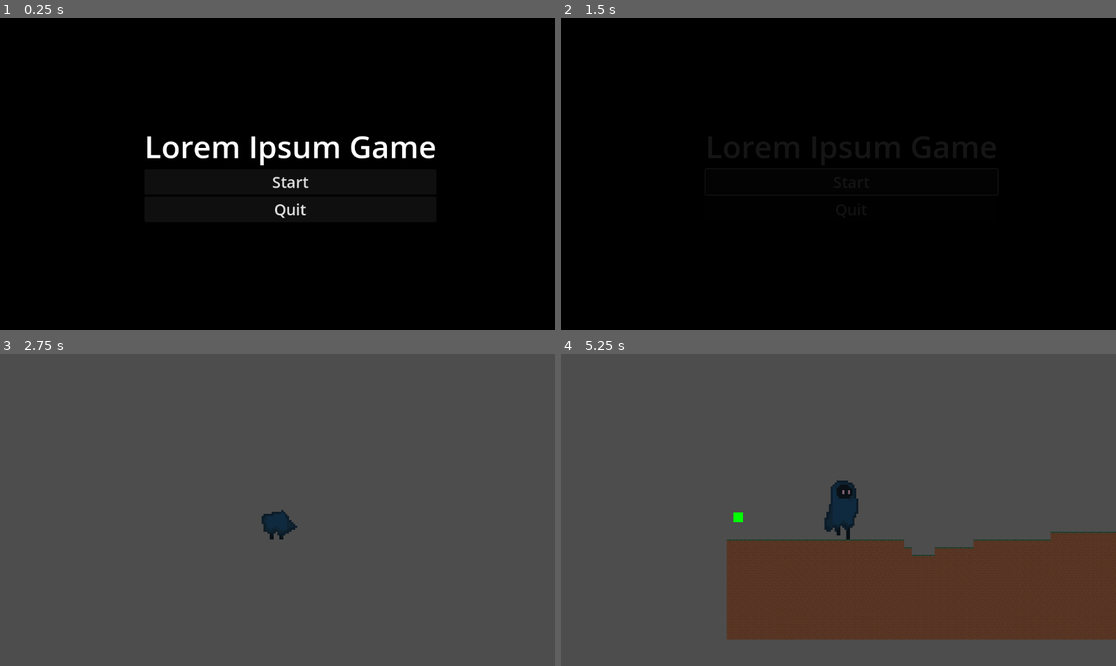
Above: before the commit, frames 1-4 (two rows, left to right).
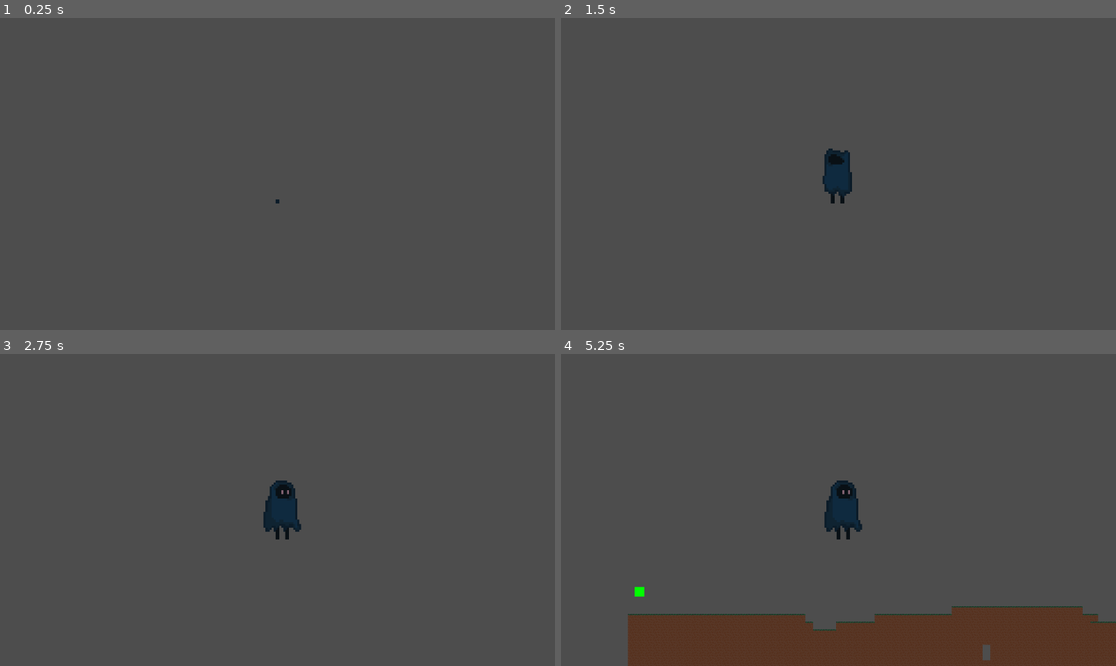
Above: after the commit, the same moments.

Repository: Sukarth/Hackclub-Jumpstart-Game
Game: Godot game, scene res://levels/stable_realm/stable_entrance.tscn
The game is run twice, just before and just after one commit, with the same random seed, the same clock (stepped at 60 frames per second) and the same inputs. Before the commit the project starts from res://main_menu.tscn.
Inputs (mouse positions are in pixels of both pictures, inside the frame that each line leads up to):
- Up to frame 1 (0.25 s): no input
- Up to frame 2 (1.5 s): click (849, 183) at 0.5 s, where only the run before the commit has a clickable "Start"; click (849, 183) at 1.25 s, where only the run before the commit has a clickable "Start"
- Up to frame 3 (2.75 s): tap Enter at 2 s; hold D (move_right) from 2.03 s (still down); hold Down (show_progress) from 2.03 s (still down); tap Space (jump) at 2.27 s
- Up to frame 4 (5.25 s): release Down (show_progress) at 2.78 s; tap Up (trigger_sacrifice) at 2.85, 4.35 s; tap Space (jump) at 3.02, 4.52 s; release D (move_right) at 3.53 s; hold A (move_left) 3.53-4.28 s; hold Down (show_progress) 3.53-4.28 s; hold D (move_right) from 4.28 s (still down); hold Down (show_progress) from 5.03 s (still down)

The runs differ from the first frame. In frame 1, 100% of the frame differs, in the area x 0-100%, y 0-100%; in frame 2, 100%; in frame 3, 0.7%; in frame 4, 26%.

Commit message:
hitbox changes

Diff:
--- a/levels/stable_realm/stable_entrance.tscn
+++ b/levels/stable_realm/stable_entrance.tscn
@@ -23,7 +23,7 @@
 [node name="TileMap" type="TileMap" parent="."]
 tile_set = ExtResource("2_13k7l")
 format = 2
-layer_0/tile_data = PackedInt32Array(2293762, 0, 0, 2293763, …(8593 unchanged characters)… 5, 1, 0, 3014701, 1, 0, 3080237, 1, 0, 2555950, 1, 0, 2621486, 1, 0, 2687022, 1, 0, 2752558, 1, 0, 2818094, 1, …(18919 unchanged characters)…
+layer_0/tile_data = PackedInt32Array(2293762, 0, 0, 2293763, …(8593 unchanged characters)… 5, 1, 0, 3014701, 1, 0, 3080237, 1, 0, 2687022, 1, 0, 2752558, 1, 0, 2818094, 1, …(18919 unchanged characters)…
 
 [node name="SacrificeTriggers" type="Node2D" parent="."]
 
--- a/main_tileset.tres
+++ b/main_tileset.tres
@@ -22,9 +22,9 @@
 [sub_resource type="TileSetAtlasSource" id="TileSetAtlasSource_1p0jk"]
 texture = ExtResource("3_j74li")
 0:0/0 = 0
-0:0/0/physics_layer_0/polygon_0/points = PackedVector2Array(-8, -8, 8, -8, 8, 8, -8, 8)
+0:0/0/physics_layer_0/polygon_0/points = PackedVector2Array(8, 8, -8, 8, -4.9461155, -4.3166084, 8, -8)
 1:0/0 = 0
-1:0/0/physics_layer_0/polygon_0/points = PackedVector2Array(-8, -8, 8, -8, 8, 8, -8, 8)
+1:0/0/physics_layer_0/polygon_0/points = PackedVector2Array(8, 8, -8, 8, -8, -8, 4.0468216, -5.2159023)
 
 [sub_resource type="TileSetAtlasSource" id="TileSetAtlasSource_spjf1"]
 texture = ExtResource("4_3rvkw")
@@ -34,12 +34,12 @@
 [sub_resource type="TileSetAtlasSource" id="TileSetAtlasSource_5prml"]
 texture = ExtResource("6_wneq4")
 0:0/0 = 0
-0:0/0/physics_layer_0/polygon_0/points = PackedVector2Array(-8, -8, 8, -8, 8, 8, -8, 8)
+0:0/0/physics_layer_0/polygon_0/points = PackedVector2Array(8, 8, -8, 8, -8, -8)
 
 [sub_resource type="TileSetAtlasSource" id="TileSetAtlasSource_tsa6l"]
 texture = ExtResource("7_44k1m")
 0:0/0 = 0
-0:0/0/physics_layer_0/polygon_0/points = PackedVector2Array(-8, -8, 8, -8, 8, 8, -8, 8)
+0:0/0/physics_layer_0/polygon_0/points = PackedVector2Array(8, 8, -8, 8, 8, -8)
 
 [sub_resource type="TileSetAtlasSource" id="TileSetAtlasSource_60t74"]
 texture = ExtResource("8_mohte")
@@ -51,24 +51,24 @@
 3:0/0 = 0
 4:0/0 = 0
 0:1/0 = 0
-0:1/0/physics_layer_0/polygon_0/points = PackedVector2Array(-8, -8, 8, -8, 8, 8, -8, 8)
+0:1/0/physics_layer_0/polygon_0/points = PackedVector2Array(8, -8, 8, 8, -8, 8)
 1:1/0 = 0
-1:1/0/physics_layer_0/polygon_0/points = PackedVector2Array(-8, -8, 8, -8, 8, 8, -8, 8)
+1:1/0/physics_layer_0/polygon_0/points = PackedVector2Array(-8, -8, 8, 8, -8, 8)
 2:1/0 = 0
 3:1/0 = 0
-3:1/0/physics_layer_0/polygon_0/points = PackedVector2Array(-8, -8, 8, -8, 8, 8, -8, 8)
+3:1/0/physics_layer_0/polygon_0/points = PackedVector2Array(8, -8, 8, 8, -0.08992958, 8, -0.8093643, 8)
 4:1/0 = 0
-4:1/0/physics_layer_0/polygon_0/points = PackedVector2Array(-8, -8, 8, -8, 8, 8, -8, 8)
+4:1/0/physics_layer_0/polygon_0/points = PackedVector2Array(-8, -8, -5.66555, -8, 1.1690807, 8, -8, 8)
 0:2/0 = 0
-0:2/0/physics_layer_0/polygon_0/points = PackedVector2Array(-8, -8, 8, -8, 8, 8, -8, 8)
+0:2/0/physics_layer_0/polygon_0/points = PackedVector2Array(8, -8, 8, 8, -8, 8, -4.586398, -4.856185)
 1:2/0 = 0
-1:2/0/physics_layer_0/polygon_0/points = PackedVector2Array(-8, -8, 8, -8, 8, 8, -8, 8)
+1:2/0/physics_layer_0/polygon_0/points = PackedVector2Array(3.6871033, -5.3957615, 8, 8, -8, 8, -8, -8)
 2:2/0 = 0
 2:2/0/physics_layer_0/polygon_0/points = PackedVector2Array(-8, -8, 8, -8, 8, 8, -8, 8)
 3:2/0 = 0
-3:2/0/physics_layer_0/polygon_0/points = PackedVector2Array(-8, -8, 8, -8, 8, 8, -8, 8)
+3:2/0/physics_layer_0/polygon_0/points = PackedVector2Array(-0.26978874, -8, 8, -8, 8, 8, -8, 8)
 4:2/0 = 0
-4:2/0/physics_layer_0/polygon_0/points = PackedVector2Array(-8, -8, 8, -8, 8, 8, -8, 8)
+4:2/0/physics_layer_0/polygon_0/points = PackedVector2Array(0.62950516, -8, 8, 8, -8, 8, -8, -8)
 1:3/0 = 0
 1:3/0/physics_layer_0/polygon_0/points = PackedVector2Array(-8, -8, 8, -8, 8, 8, -8, 8)
 2:3/0 = 0
@@ -78,6 +78,7 @@
 4:3/0 = 0
 4:3/0/physics_layer_0/polygon_0/points = PackedVector2Array(-8, -8, 8, -8, 8, 8, -8, 8)
 5:3/0 = 0
+5:3/0/physics_layer_0/polygon_0/points = PackedVector2Array(3.6871033, -5.3957615, 8, 8, -8, 8, -8, -8)
 0:3/0 = 0
 5:2/0 = 0
 
--- a/project.godot
+++ b/project.godot
@@ -11,7 +11,7 @@
 [application]
 
 config/name="sacrifices must be made"
-run/main_scene="uid://fdr1rpk4bp1t"
+run/main_scene="uid://cp6oc2sh8s6gh"
 config/features=PackedStringArray("4.5", "Forward Plus")
 config/icon="res://icon.svg"
 
Not shown: 1 places in levels/stable_realm/stable_entrance.tscn that only renumber resources
